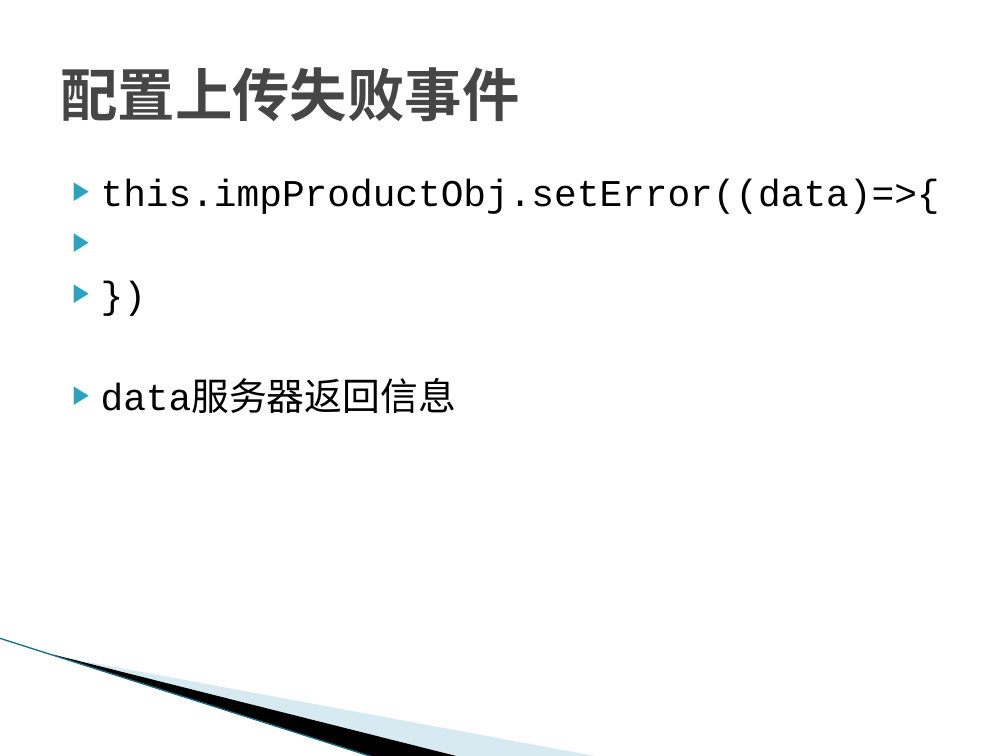
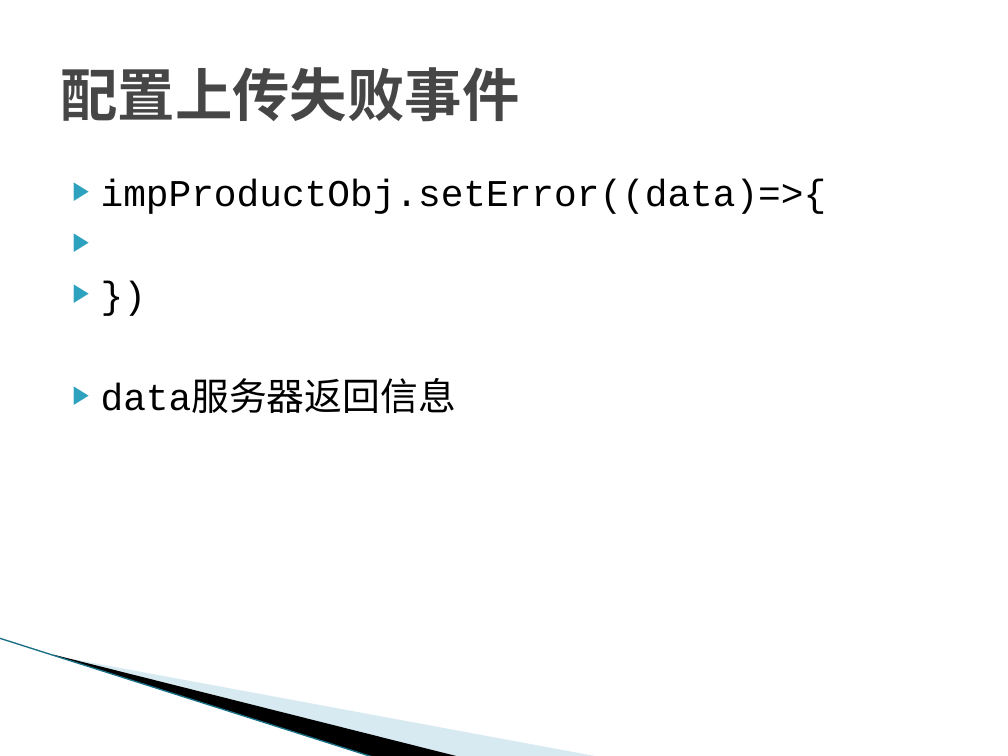
Before and after one commit to kankaiaierke/sgTechnicalFile, a slide deck: slide 6 of 开发手册/导入组件/导入组件.pptx. Drawn at 1008x756 pixels with LibreOffice and Linux fonts; fonts in the diff are those of the drawing; background and template pictures are left out. Boxes give left, top, right and bottom in pixels: in the first picture for what was removed or moved away, otherwise in the second. Text is boxed around its words. In the diff, an @@ line names an element or a change of style, - is before the commit and + after.

```diff
--- a/开发手册/导入组件/导入组件.pptx
+++ b/开发手册/导入组件/导入组件.pptx
@@ text at [101, 179, 827, 214]: text changed @@
-▶ this.impProductObj.setError((data)=>{
+▶ impProductObj.setError((data)=>{
```
Also in this commit, not shown: 1 other slide changed.
